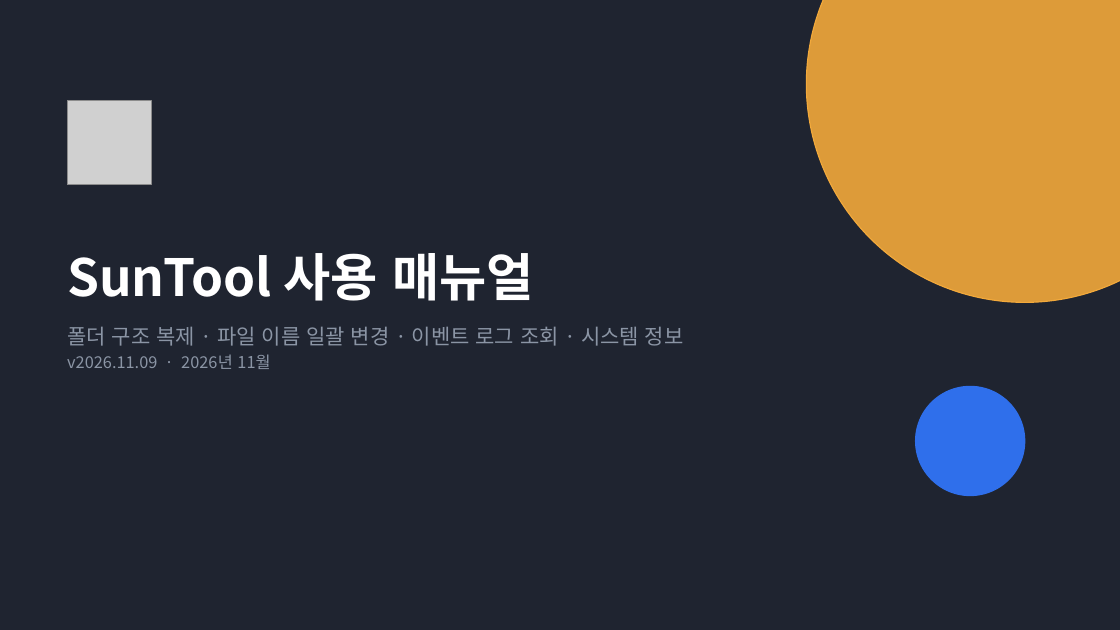
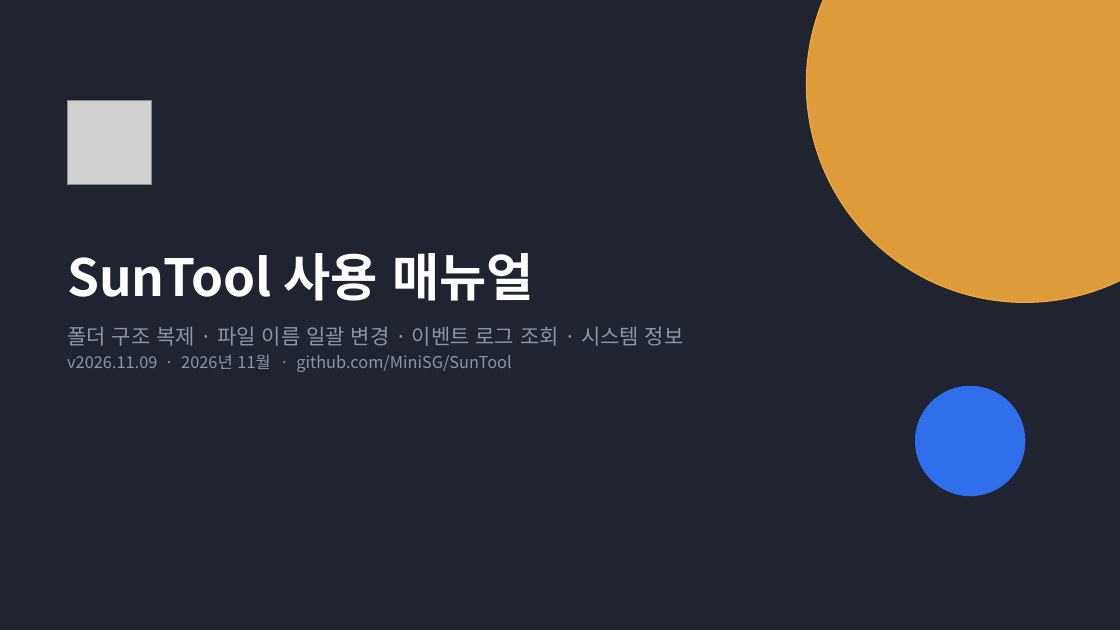
Before and after one commit to MiniSG/SunTool, a slide deck: slide 1 of docs/SunTool_사용매뉴얼.pptx. Drawn at 1120x630 pixels with LibreOffice and Linux fonts; fonts in the diff are those of the drawing; grey boxes stand for pictures. Boxes give left, top, right and bottom in pixels: in the first picture for what was removed or moved away, otherwise in the second. Text is boxed around its words. In the diff, an @@ line names an element or a change of style, - is before the commit and + after.

```diff
--- a/docs/SunTool_사용매뉴얼.pptx
+++ b/docs/SunTool_사용매뉴얼.pptx
@@ text at (x1=67, y1=354, x2=511, y2=372): text changed @@
-v2026.11.09 · 2026년 11월
+v2026.11.09 · 2026년 11월 · github.com/MiniSG/SunTool
```
Also in this commit, not shown: 1 other slide changed, 1 slide added, 3 other files.
